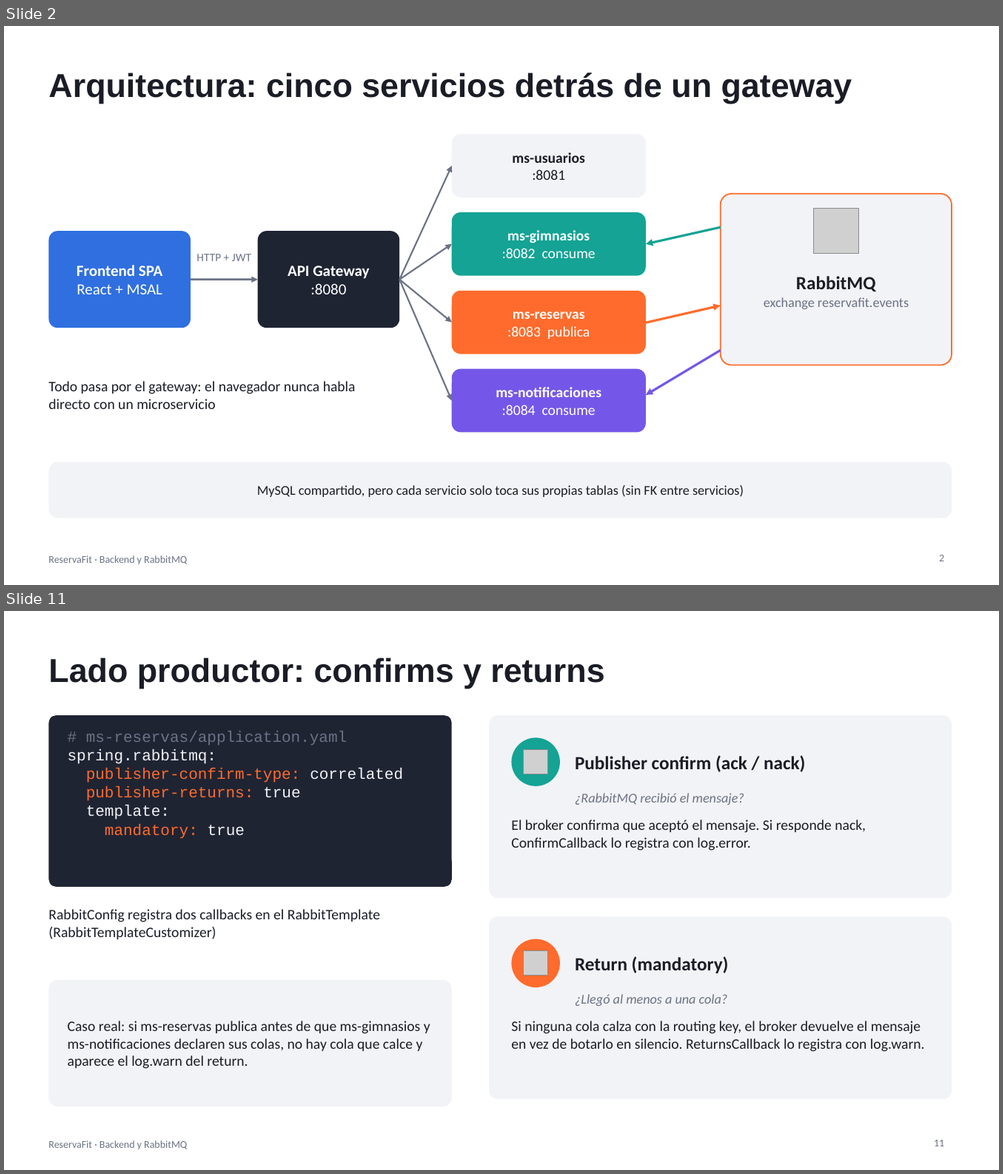
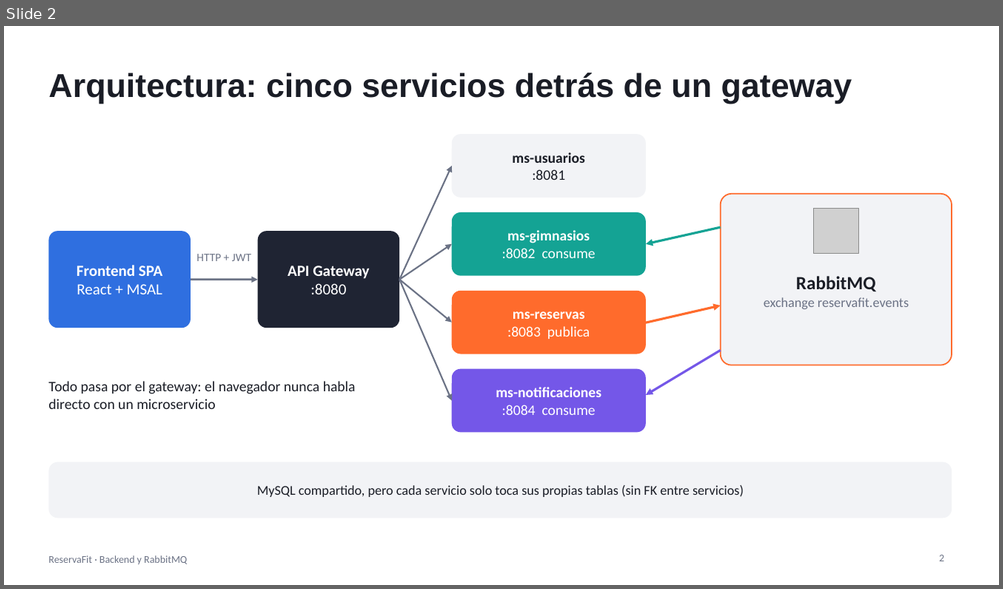
Before and after one commit to nxiiio/ReservaFit, a slide deck: docs/presentacion-backend-rabbitmq.pptx. Shown one above the other, each under a label of ours: slides 2 and 11 before the commit, slide 2 after it; the slides between them are not shown. The pictures are 1003x1174 and 1003x589 pixels, drawn with LibreOffice and Linux fonts; fonts in the diff are those of the drawing; grey boxes stand for pictures. Boxes give left, top, right and bottom in pixels: in the first picture for what was removed or moved away, otherwise in the second. Text is boxed around its words. In the diff, an @@ line names an element or a change of style, - is before the commit and + after.

```diff
--- a/docs/presentacion-backend-rabbitmq.pptx
+++ b/docs/presentacion-backend-rabbitmq.pptx
@@ slide 11 removed at (4, 611, 999, 1170), background #FFFFFF; not listed: 1 template element that a slide beside it also shows @@
@@ title removed at (48, 658, 604, 688) @@
-Lado productor: confirms y returns
@@ rounded rectangle removed at (48, 715, 452, 887) @@
@@ rounded rectangle removed at (489, 715, 951, 898) @@
@@ text removed at (68, 731, 403, 839) @@
-# ms-reservas/application.yaml
-spring.rabbitmq:
-publisher-confirm-type: correlated
-publisher-returns: true
-template:
-mandatory: true
@@ ellipse removed at (512, 738, 560, 786) @@
@@ picture removed at (523, 750, 548, 775) @@
@@ text removed at (575, 755, 805, 772) @@
-Publisher confirm (ack / nack)
@@ text removed at (575, 793, 744, 805) @@
-¿RabbitMQ recibió el mensaje?
@@ text removed at (511, 820, 865, 851) @@
-El broker confirma que aceptó el mensaje. Si responde nack, ConfirmCallback lo registra con log.error.
@@ text removed at (48, 909, 380, 940) @@
-RabbitConfig registra dos callbacks en el RabbitTemplate (RabbitTemplateCustomizer)
@@ rounded rectangle removed at (489, 917, 951, 1099) @@
@@ ellipse removed at (512, 940, 560, 988) @@
@@ picture removed at (523, 951, 548, 976) @@
@@ text removed at (575, 957, 728, 974) @@
-Return (mandatory)
@@ rounded rectangle removed at (48, 980, 452, 1107) @@
@@ text removed at (575, 994, 728, 1006) @@
-¿Llegó al menos a una cola?
@@ text removed at (68, 1021, 430, 1069) @@
-Caso real: si ms-reservas publica antes de que ms-gimnasios y ms-notificaciones declaren sus colas, no hay cola que calce y aparece el log.warn del return.
@@ text removed at (511, 1021, 925, 1052) @@
-Si ninguna cola calza con la routing key, el broker devuelve el mensaje en vez de botarlo en silencio. ReturnsCallback lo registra con log.warn.
@@ page number removed at (933, 1140, 944, 1147) @@
-11
```
Also in this commit, not shown: 10 slides changed, 3 slides added, 3 other slides removed.
